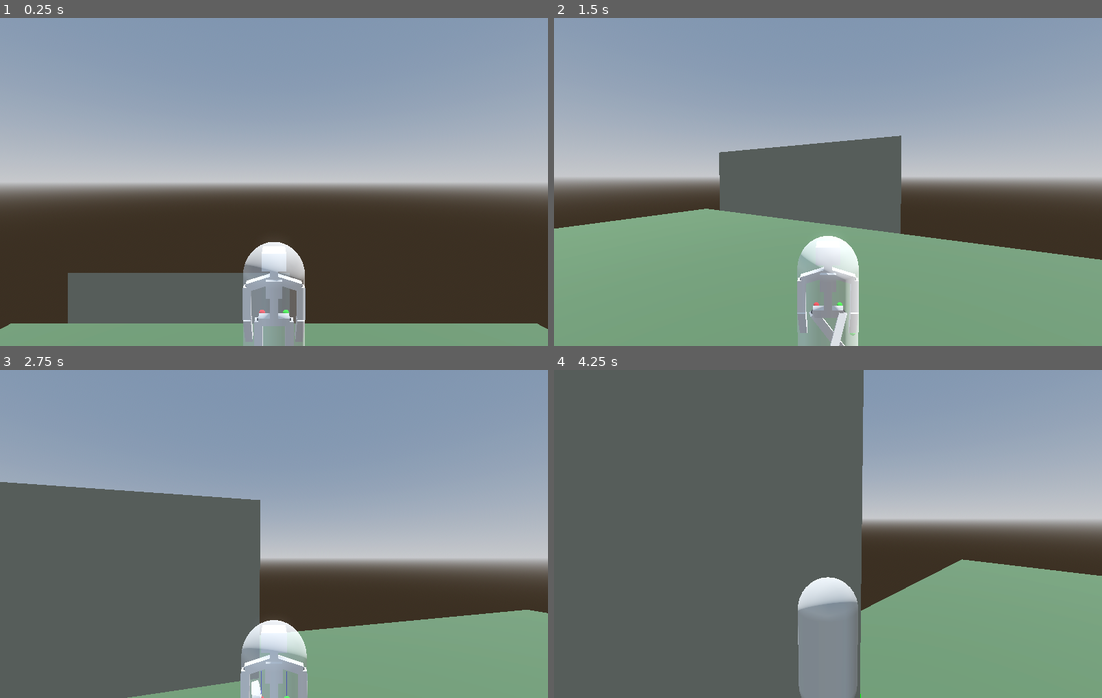
Above: before the commit, frames 1-4 (two rows, left to right).
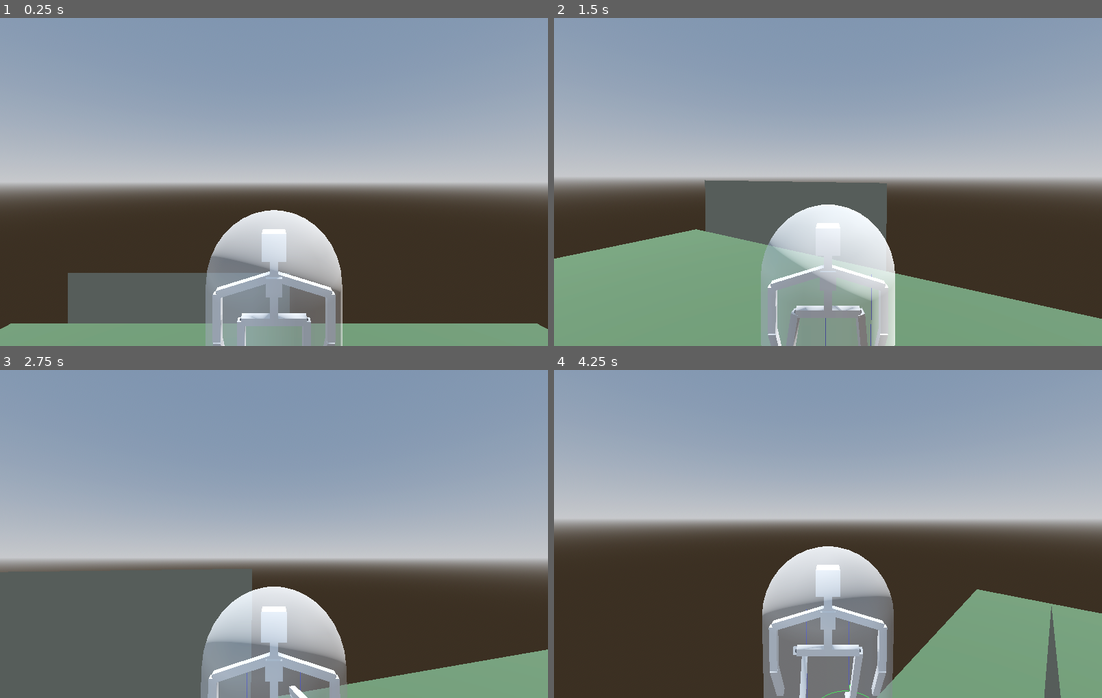
Above: after the commit, the same moments.

Repository: marcolatellafrias/character-parametric
Game: Godot game, scene res://Scenes/Demo.tscn
Two runs of this game, one before a commit and one after it. Both use one fixed random seed, a clock stepped at 60 frames per second and the inputs below.
Inputs (mouse positions are in pixels of both pictures, inside the frame that each line leads up to):
- Up to frame 1 (0.25 s): no input
- Up to frame 2 (1.5 s): move the mouse to (855, 182) at 0.52 s; hold Shift (sprint, bound only after the commit) 0.53-1.28 s; hold W (move_forward) from 0.53 s (still down); tap Space (jump) at 0.77 s; move the mouse to (800, 182) at 1.27 s; tap Shift (sprint, bound only after the commit) at 1.35 s
- Up to frame 3 (2.75 s): keep holding W (move_forward); tap Space (jump) at 1.52 s; move the mouse to (284, 527) at 2.02 s; hold E from 2.03 s (still down); tap Shift (sprint, bound only after the commit) at 2.3 s
- Up to frame 4 (4.25 s): keep holding W (move_forward); move the mouse to (822, 540) at 2.77 s; release E at 2.78 s; tap Q at 2.85 s; tap Space (jump) at 3.02, 3.77 s; tap Shift (sprint, bound only after the commit) at 3.05 s; move the mouse to (866, 537) at 3.52 s; hold Shift (sprint, bound only after the commit) from 3.53 s (still down)

The runs differ from the first frame. In frame 1, 6.6% of the frame differs, in the area x 37-63%, y 58-100%; in frame 2, 20%; in frame 3, 24%; in frame 4, 62%, in the area x 0-100%, y 0-100%.

Commit message:
Descripción del cambio (por ejemplo: agregar animación de salto)

Diff:
--- a/project.godot
+++ b/project.godot
@@ -62,6 +62,11 @@
 "events": [Object(InputEventKey,"resource_local_to_scene":false,"resource_name":"","device":-1,"window_id":0,"alt_press …(192 unchanged characters)…
 ]
 }
+sprint={
+"deadzone": 0.2,
+"events": [Object(InputEventKey,"resource_local_to_scene":false,"resource_name":"","device":-1,"window_id":0,"alt_pressed":false,"shift_pressed":false,"ctrl_pressed":false,"meta_pressed":false,"pressed":false,"keycode":0,"physical_keycode":4194325,"key_label":0,"unicode":0,"location":0,"echo":false,"script":null)
+]
+}
 
 [layer_names]
 
--- a/scripts/bone_instantiator.gd
+++ b/scripts/bone_instantiator.gd
@@ -1,21 +1,21 @@
 extends Node3D
 
 #ALTURA DEL PERSONAJE
-@export var feet_to_head_height := 1.8: #This excludes arms and horizontal bones,
+@export var feet_to_head_height := 3.8: #This excludes arms and horizontal bones,
 	set(value):
 		feet_to_head_height = value
 		initialize_skeleton()
 
 #PROPORCIONES/INTERFAZ
-@export var neck_to_head_proportion := 0.2:
+@export var neck_to_head_proportion := 0.15:
 	set(value):
 		neck_to_head_proportion = value
 		initialize_skeleton()
-@export var chest_to_low_spine_proportion := 0.3:
+@export var chest_to_low_spine_proportion := 0.15:
 	set(value):
 		chest_to_low_spine_proportion = value
 		initialize_skeleton()
-@export var legs_to_feet_proportion := 0.5:
+@export var legs_to_feet_proportion := 0.7:
 	set(value):
 		legs_to_feet_proportion = value
 		initialize_skeleton()
@@ -156,7 +156,7 @@
 		head_size = Vector3(0.3, head_height, 0.3)
 
 	# --------- BRAZOS ---------
-	var arm_total := leg_height #torso_height * arms_proportion
+	var arm_total := leg_height *0.5#torso_height * arms_proportion
 	upper_arm_size = Vector3(0.1, arm_total * 0.45, 0.1)
 	lower_arm_size = Vector3(0.1, arm_total * 0.55, 0.1)
 	raycast_leg_lenght = leg_height
@@ -165,7 +165,7 @@
 		if collision_shape.shape is CapsuleShape3D:
 			var radius :=  hip_width.y * 2
 			var height := feet_to_head_height
-			var y_offset :=  leg_height - (leg_height - distance_from_ground)
+			var y_offset := torso_height + head_height + height/2 - height + distance_from_ground
 			collision_shape.shape.height = height
 			collision_shape.shape.radius = radius
 			collision_shape.position = (Vector3(0, y_offset ,0))
--- a/scripts/character_body_3d.gd
+++ b/scripts/character_body_3d.gd
@@ -5,6 +5,8 @@
 @export var jump_force: float = 4.5
 @export var gravity: float = ProjectSettings.get_setting("physics/3d/default_gravity")
 @export var mouse_sensitivity: float = 0.3
+# NEW: sprint
+@export var sprint_multiplier: float = 1.8  # tweak to taste
 
 var input_dir: Vector3
 var velocity_y: float = 0.0
@@ -39,11 +41,18 @@
 	var right = camera.global_transform.basis.x
 	input_dir = (forward * input_vec.y + right * input_vec.x).normalized()
 
-	var target_velocity = input_dir * speed
+	# NEW: sprint when holding Shift (action: "sprint")
+	var is_sprinting := Input.is_action_pressed("sprint") \
+		and input_vec != Vector2.ZERO \
+		and is_on_floor() # remove this check if you want to sprint mid-air
+
+	var move_speed := speed * (sprint_multiplier if is_sprinting else 1.0)
+	var target_velocity = input_dir * move_speed
+
 	var horizontal_velocity = velocity
 	horizontal_velocity.y = 0.0
+	horizontal_velocity = horizontal_velocity.lerp(target_velocity, acceleration * delta)
 
-	horizontal_velocity = horizontal_velocity.lerp(target_velocity, acceleration * delta)
 	velocity.x = horizontal_velocity.x
 	velocity.z = horizontal_velocity.z
 
